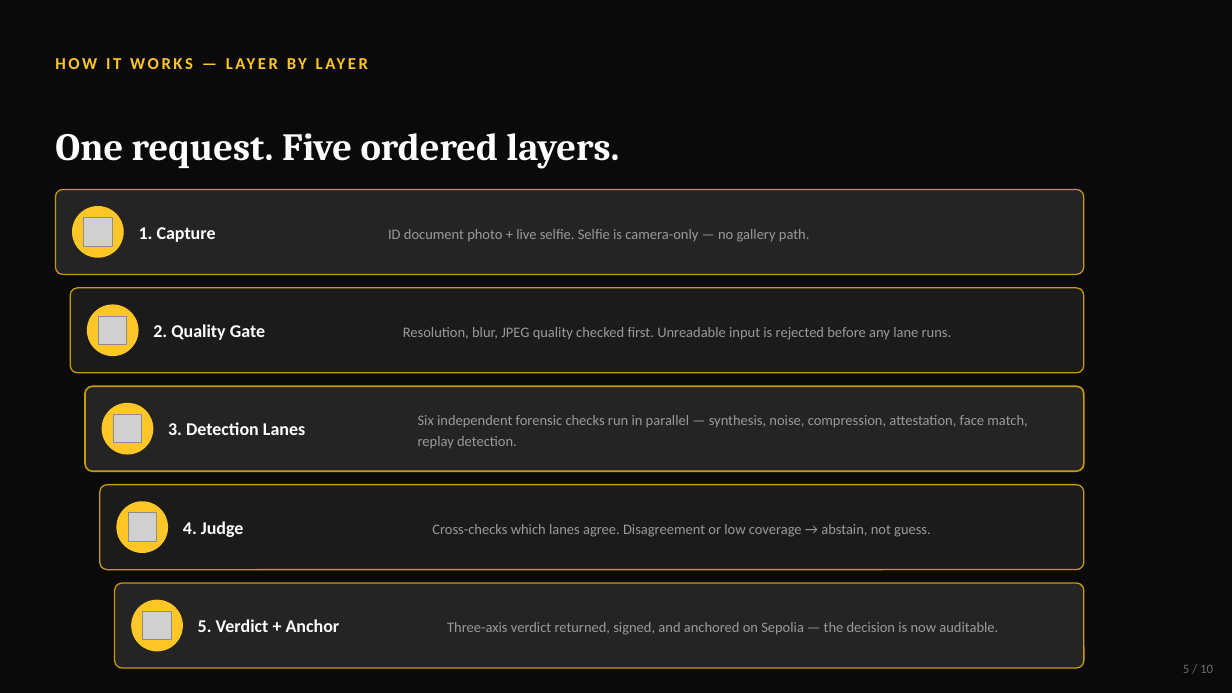
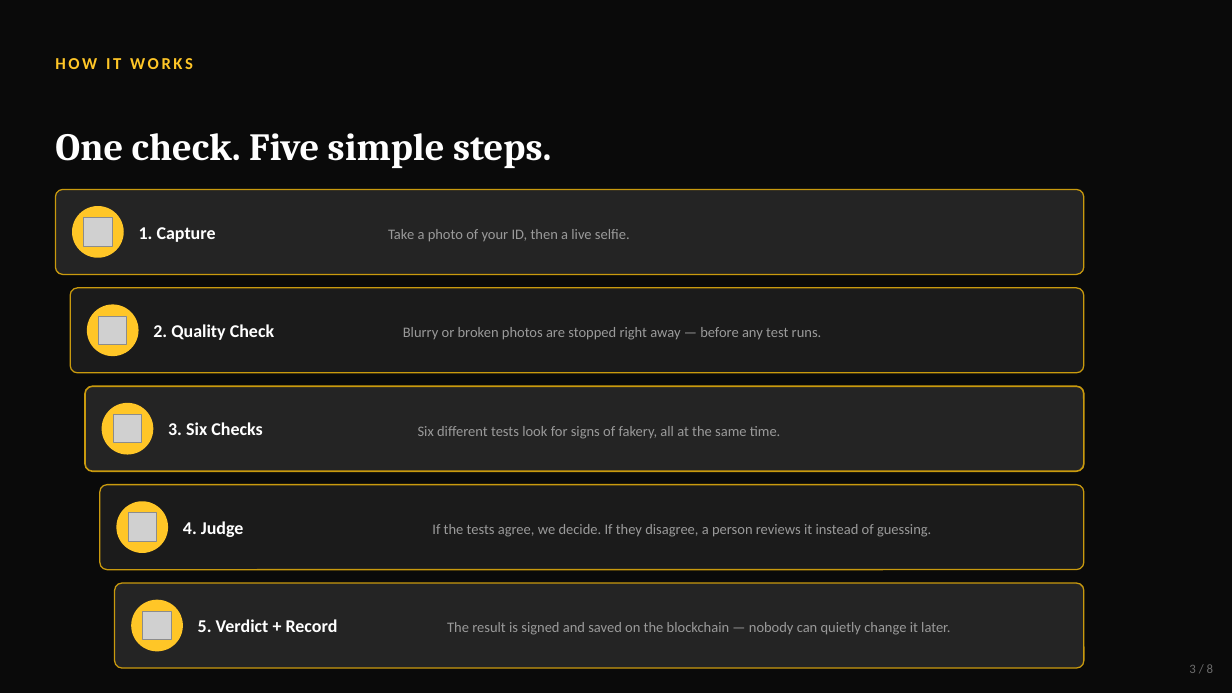
Before and after one commit to abhinavteja123/VeriLens, a slide deck: slide 3 of pitch/VeriLens_Pitch.pptx (slide 5 before the commit). Drawn at 1232x693 pixels with LibreOffice and Linux fonts; fonts in the diff are those of the drawing; grey boxes stand for pictures. Boxes give left, top, right and bottom in pixels: in the first picture for what was removed or moved away, otherwise in the second. Text is boxed around its words. In the diff, an @@ line names an element or a change of style, - is before the commit and + after.

```diff
--- a/pitch/VeriLens_Pitch.pptx
+++ b/pitch/VeriLens_Pitch.pptx
@@ text at bbox=[55, 133, 551, 168]: text changed @@
-One request. Five ordered layers.
+One check. Five simple steps.
@@ text at bbox=[388, 229, 630, 241]: text changed @@
-ID document photo + live selfie. Selfie is camera-only — no gallery path.
+Take a photo of your ID, then a live selfie.
@@ text at bbox=[153, 324, 274, 340]: text changed @@
-2. Quality Gate
+2. Quality Check
@@ text at bbox=[403, 327, 822, 340]: text changed @@
-Resolution, blur, JPEG quality checked first. Unreadable input is rejected before any lane runs.
+Blurry or broken photos are stopped right away — before any test runs.
@@ text at bbox=[168, 422, 262, 435]: text changed @@
-3. Detection Lanes
+3. Six Checks
@@ text at bbox=[418, 426, 781, 439]: text changed @@
-Six independent forensic checks run in parallel — synthesis, noise, compression, attestation, face match, replay detection.
+Six different tests look for signs of fakery, all at the same time.
@@ text at bbox=[432, 524, 931, 537]: text changed @@
-Cross-checks which lanes agree. Disagreement or low coverage → abstain, not guess.
+If the tests agree, we decide. If they disagree, a person reviews it instead of guessing.
@@ text at bbox=[198, 619, 338, 632]: text changed @@
-5. Verdict + Anchor
+5. Verdict + Record
@@ text at bbox=[447, 622, 950, 635]: text changed @@
-Three-axis verdict returned, signed, and anchored on Sepolia — the decision is now auditable.
+The result is signed and saved on the blockchain — nobody can quietly change it later.
@@ text at bbox=[1189, 664, 1213, 673]: text changed @@
-5 / 10
+3 / 8
```
Also in this commit, not shown: 1 other slide changed, 5 slides added, 7 slides removed, 14 other files.
